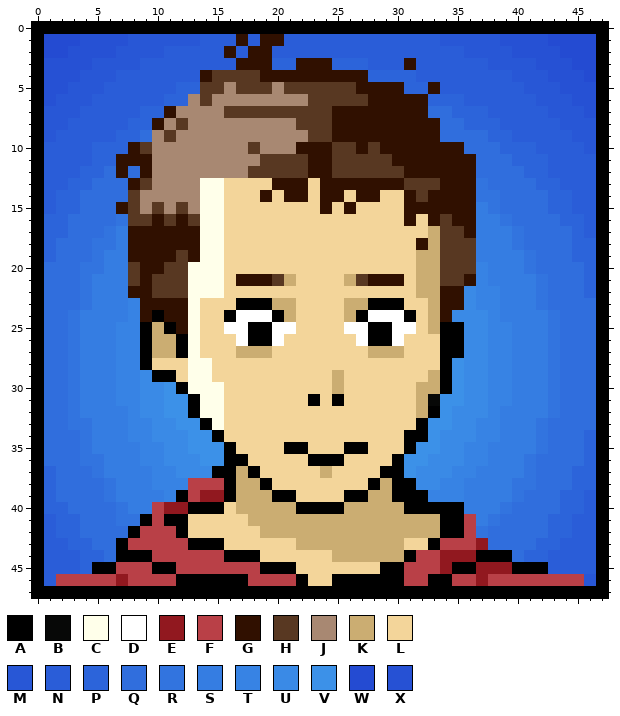
Pixel-art sprite, stored at bin/Sprites/Player/avatar.png. Above: the version before the commit.
The file is 48x48 pixels. Colours within 5 levels of each other are drawn and written as one.
Palette (. is transparent): A #000000  B #070807  C #ffffea  D #ffffff  E #91181f  F #b94047  G #301000  H #583822  J #a88872  K #cbad72  L #f3d59a  M #2857d6  N #2a5dd8  P #2c64da  Q #306edd  R #3274df  S #357de2  T #3783e4  U #3a8ae6  V #3c91e8  W #244bd2  X #2651d4
New version:
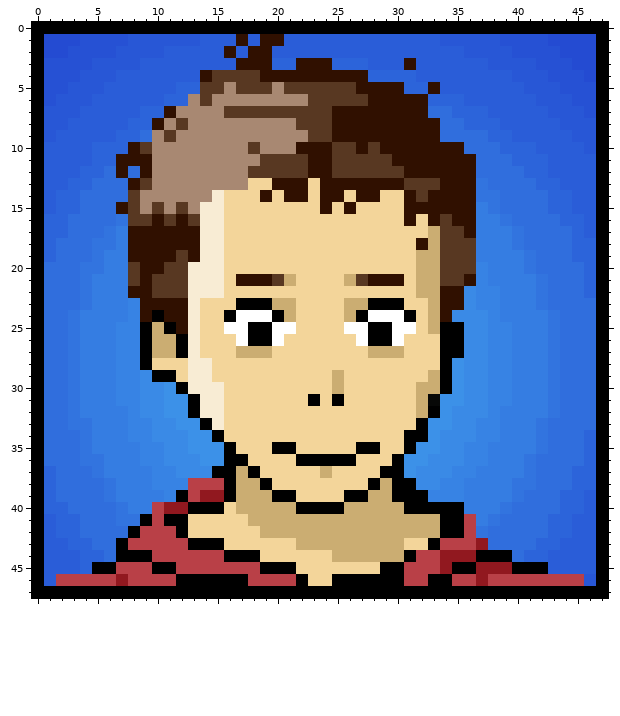
The edit:
@@ palette @@
-C #ffffea
+C #f8ecd4
@@ x 12..19 @@
 12 JJJJJJHH
-13 JJCCLLLL
-14 JJCCLLLG
+13 JJJJJJLL
+14 JJJCLLLG
 15 HJCCLLLL
@@ x 18..30 @@
 34 LLLLLLLLLLLLL
-35 LLLAALLLAALLL
-36 LLLLLAAALLLLA
+35 LLAALLLLLAALL
+36 LLLLAAAAALLLA
 37 ALLLLLKLLLLAA
Changed places in both pictures, as pixel boxes (x1, y1, x2, y2):
changed: (188, 178, 380, 466)
